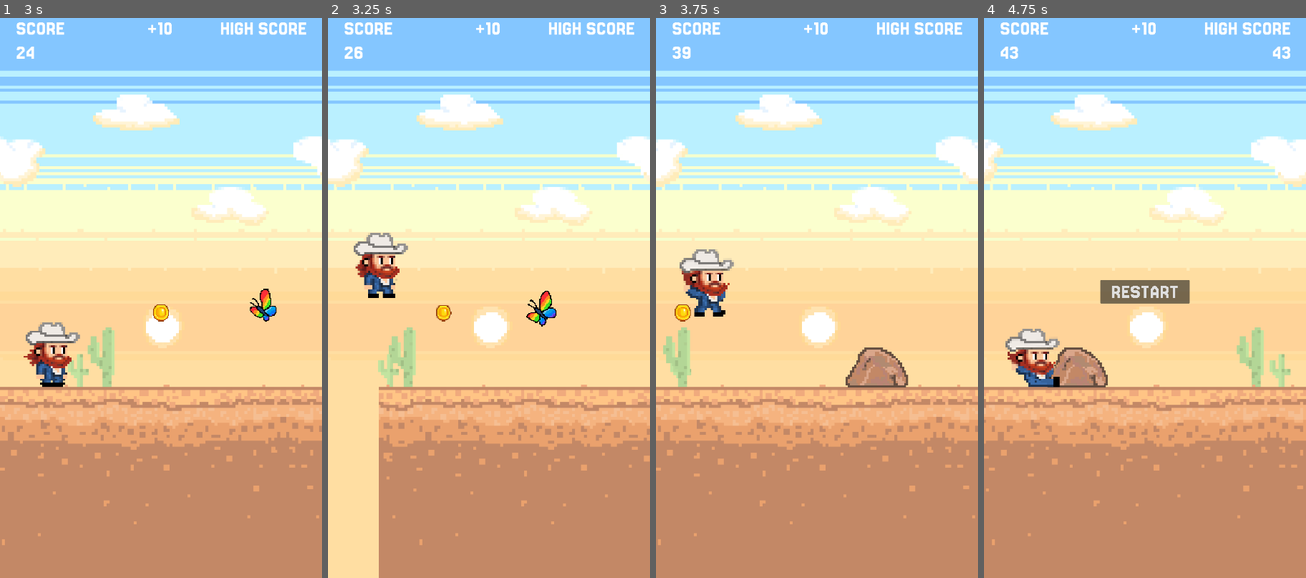
Above: before the commit, frames 1-4 (left to right).
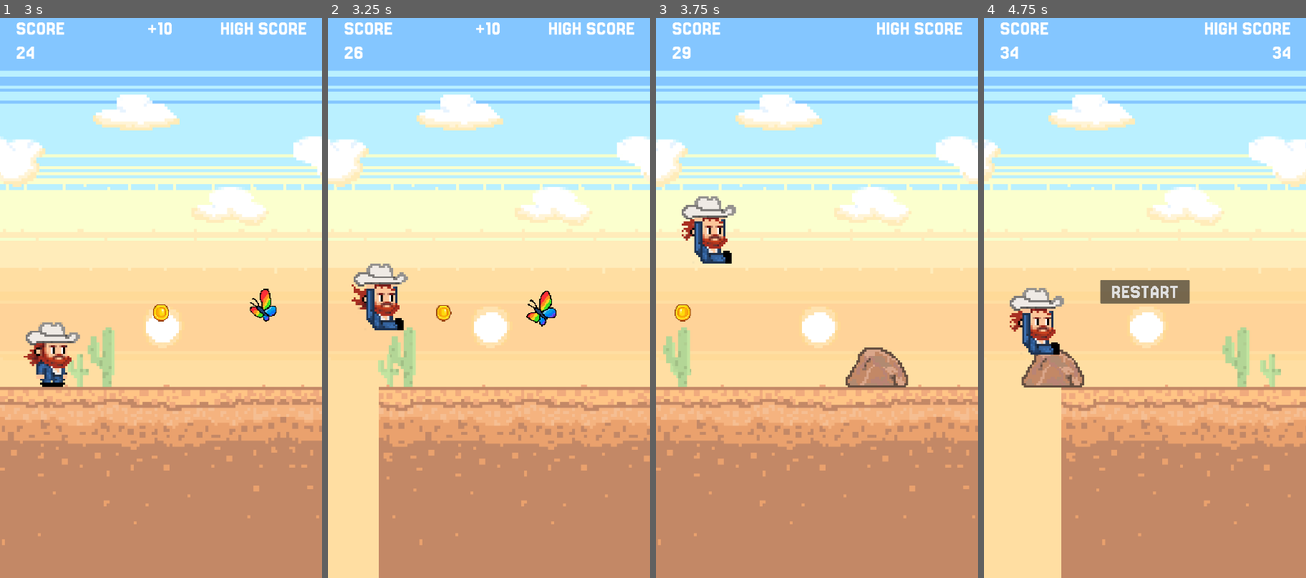
Above: after the commit, the same moments.

Repository: rgomezp/cowboy-game
Game: Godot game, scene res://scenes/main.tscn
Same seed, same stepped clock (60 frames per second), same inputs: the game is played once before the commit and once after it.
Inputs:
- Up to frame 1 (3 s): tap Enter (ui_accept) at 0.5, 0.77, 1.52 s; hold Down (ui_down) 2.03-2.78 s
- Up to frame 2 (3.25 s): tap Enter (ui_accept) at 3.02 s
- Up to frame 3 (3.75 s): no input
- Up to frame 4 (4.75 s): tap Enter (ui_accept) at 3.77, 4.52 s; hold Down (ui_down) from 4.28 s (still down)

Frame 1 is identical in both runs. In frame 2, 2.0% of the frame differs, in the area x 7-25%, y 38-56%; in frame 3, 2.4%; in frame 4, 16%, in the area x 0-100%, y 0-100%.

Commit message:
Adds special ground scene
Adds a special ground scene with collision shape to the project.

Diff:
--- a/scenes/special_ground.tscn
+++ b/scenes/special_ground.tscn
@@ -1,10 +1,10 @@
-[gd_scene load_steps=2 format=3 uid="uid://b8lam2n4p6q8r"]
+[gd_scene load_steps=2 format=3 uid="uid://3rqmsxwoc5ef"]
 
 [sub_resource type="RectangleShape2D" id="RectangleShape2D_special"]
-size = Vector2(2164, 640)
+size = Vector2(2164, 608)
 
 [node name="SpecialGround" type="StaticBody2D"]
 
 [node name="CollisionShape2D" type="CollisionShape2D" parent="."]
-position = Vector2(1082, 1600)
+position = Vector2(1082, 1616)
 shape = SubResource("RectangleShape2D_special")
